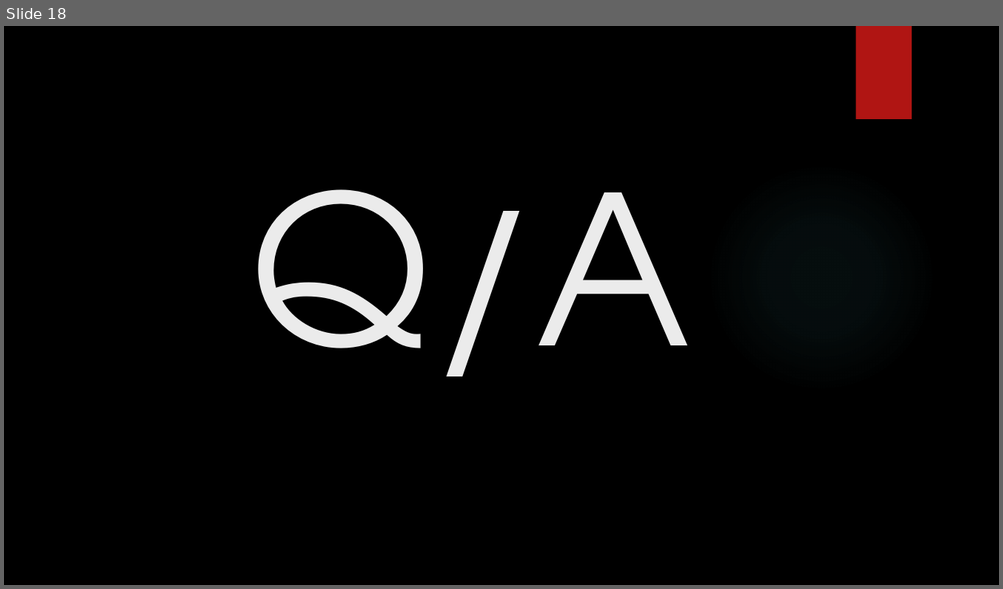
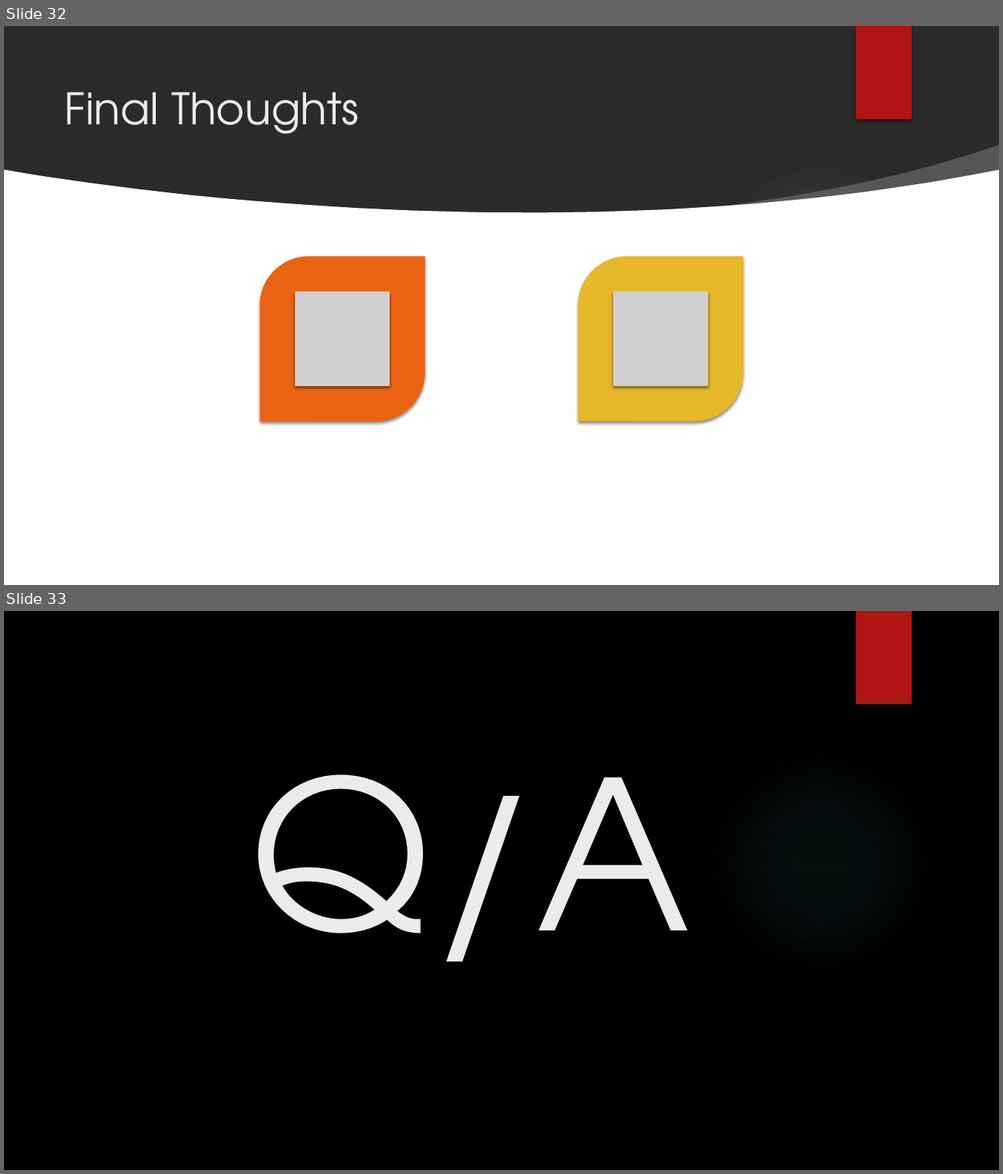
Before and after one commit to GregPoppe/opioid_project, a slide deck: Opioid_Crisis.pptx. Shown one above the other, each under a label of ours: slide 18 before the commit, slides 32 and 33 after it. The pictures are 1003x589 and 1003x1174 pixels, drawn with LibreOffice and Linux fonts; fonts in the diff are those of the drawing; grey boxes stand for pictures; background and template pictures are left out; a plain dark background stands for a picture behind light text. Boxes give left, top, right and bottom in pixels: in the first picture for what was removed or moved away, otherwise in the second. Text is boxed around its words. In the diff, an @@ line names an element or a change of style, - is before the commit and + after.

```diff
--- a/Opioid_Crisis.pptx
+++ b/Opioid_Crisis.pptx
@@ slide 32 added at bbox=[4, 26, 999, 585], background picture (left out) @@
@@ rectangle added at bbox=[855, 26, 911, 119], fill #B01513 @@
@@ title added at bbox=[65, 92, 358, 134], 42 pt, text #EBEBEB @@
+Final Thoughts
@@ freeform shape added at bbox=[716, 145, 999, 212], fill #FFFFFF at 20% opacity @@
@@ freeform shape added at bbox=[4, 170, 999, 585], fill #FFFFFF @@
@@ ellipse added at bbox=[706, 163, 936, 392], fill gradient #F3F3F3 @@
@@ group added at bbox=[260, 257, 743, 421]: 2 round diag rects, 2 pictures @@
@@ what was slide 18 is now slide 33 @@
```
Also in this commit, not shown: 9 slides changed, 20 other slides added, 6 slides removed.
